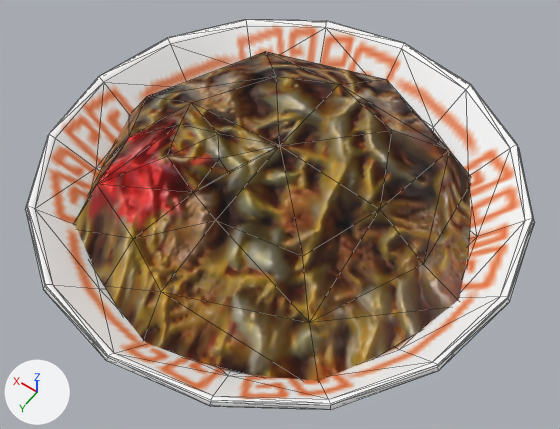
One commit to the glTF model project/assets/models/Yakisoba.glb: the scene before it, then after it.
The view is the same before and after, from a 50 mm lens placed at (-0.434, 0.608, 0.903), pointed at (-0.026, 0.036, 0.004). Lighting does not change. The marker at lower left points along +X, +Y and +Z. Mesh edges are drawn as thin lines. Where no turn or scale is listed for an object, it has been applied to the vertices. Vertices at the same position are counted once.
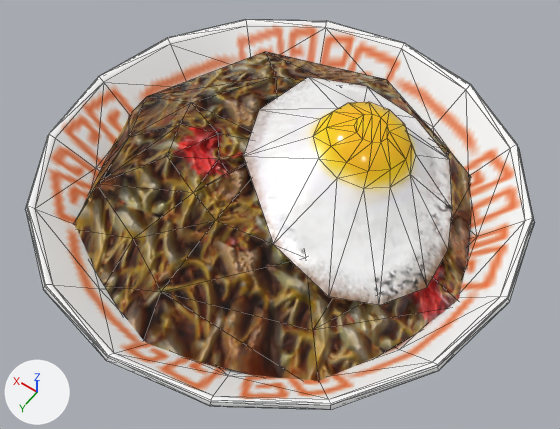
The edits, one by one:
Picture 'YakisobaFriedEgg_normal' (img_yakisobafriedegg_normal) is new.
Picture 'YakisobaFriedEgg' (img_yakisobafriedegg) is new.
Picture 'YakisobaFriedEgg_roughness' (img_yakisobafriedegg_roughness) is new.
Material 'YakisobaFriedEgg' (mat_yakisobafriedegg) is new.
Uses the picture img_yakisobafriedegg.
Uses the picture img_yakisobafriedegg_normal.
Uses the picture img_yakisobafriedegg_roughness.
me_sphere has 34 vertices, 56 faces and spans x -0.314..0.314, y -0.317..0.31, z -0.005..0.141.
me_sphere is used by ob_sphere; location (0.0, 0.0, -0.02).
Part 1, on me_sphere:
Vertex 22 of me_sphere moves from (0.006, -0.163, 0.116) at pixel (339, 84) to (0.006, -0.163, 0.113) at pixel (339, 85).
Vertex 26 of me_sphere moves from (-0.11, -0.122, 0.12) at pixel (391, 130) to (-0.117, -0.125, 0.105).
Vertex 28 of me_sphere moves from (-0.167, 0.004, 0.108) at pixel (379, 209) to (-0.173, 0.005, 0.085).
Vertex 29 of me_sphere moves from (-0.248, 0.018, 0.062) at pixel (423, 264) to (-0.252, 0.02, 0.055).
Vertex 31 of me_sphere moves from (-0.176, 0.184, 0.07) at pixel (309, 322) to (-0.182, 0.184, 0.057) at pixel (312, 330).
Vertex 32 of me_sphere moves from (-0.126, 0.126, 0.105) at pixel (302, 256) to (-0.127, 0.121, 0.098) at pixel (305, 257).
me_sphere part 2: 54 kept faces spanning x -0.314..0.314, y -0.317..0.31, z -0.005..0.141 get new texture (UV) coordinates.
Mesh me_circle is new.
It has 48 vertices, 82 faces and spans x -0.238..0.101, y -0.239..0.109, z 0.026..0.143.
It uses material mat_yakisobafriedegg.
Object 'Circle.001' (ob_circle_001) is new; it shows me_circle.
Its location is (-0.031, 0.039, 0.004).

What differs and where, as boxes (x1, y1, x2, y2) in the pictures (560 x 429 px; the box of a moved part takes in the faces that stretch with it):
'Circle.001', added: after (244, 77, 452, 305)
part 1 of me_sphere, moved or reshaped: (161, 51, 471, 381) in both
part 2 of me_sphere, surface changed: (74, 52, 299, 379) in both
